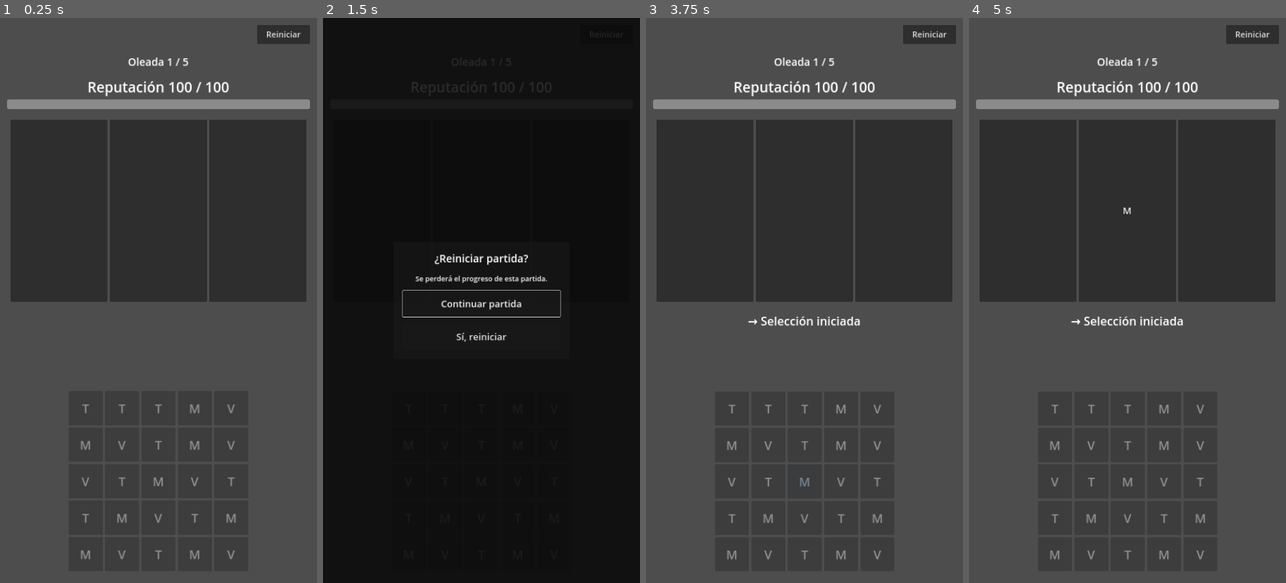
Above: before the commit, frames 1-4 (left to right).
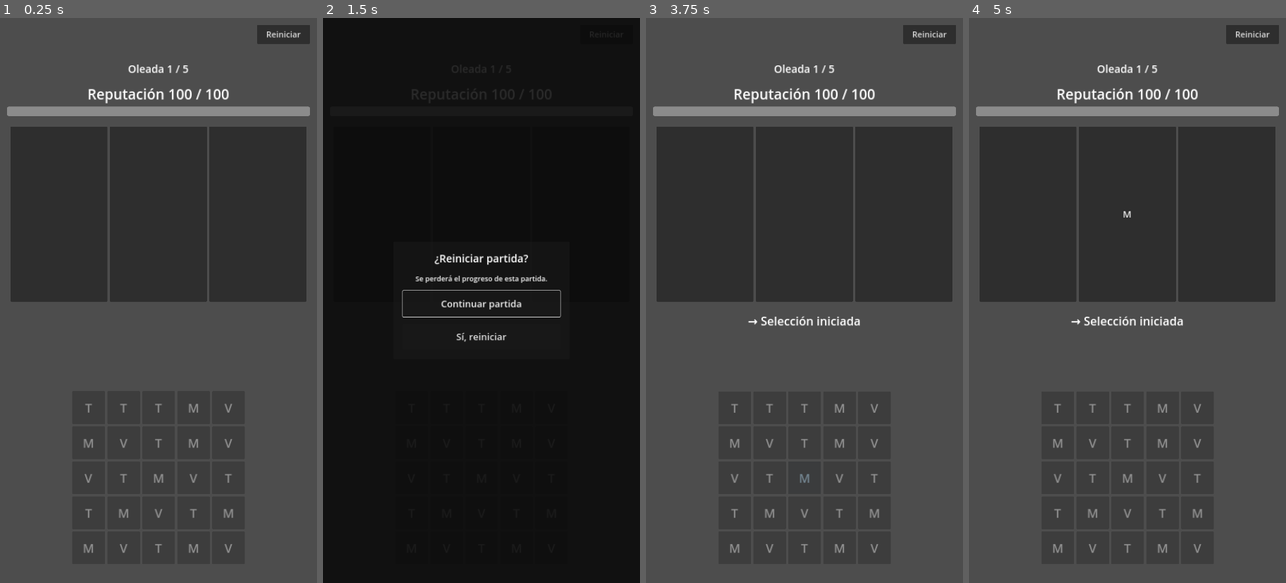
Above: after the commit, the same moments.

Repository: YorshG/LaUltimaTaqueria
Game: Godot game, scene res://scenes/App.tscn
Two runs of this game, one before a commit and one after it. Both use one fixed random seed, a clock stepped at 60 frames per second and the inputs below.
Inputs (mouse positions are in pixels of both pictures, inside the frame that each line leads up to):
- Up to frame 1 (0.25 s): no input
- Up to frame 2 (1.5 s): click "Reiniciar" at 0.5 s; click "Reiniciar" at 1.25 s
- Up to frame 3 (3.75 s): click "Reiniciar" at 2 s; click "Sí, reiniciar" at 2.75 s; tap Enter at 3.5 s; drag from (804, 481) to (836, 176) at 3.52 s
- Up to frame 4 (5 s): tap Space at 4.25 s; drag from (1064, 328) to (1111, 413) at 4.27 s

The runs differ from the first frame. In frame 1, 5.2% of the frame differs, in the area x 2-98%, y 7-96%; in frame 2, less than 0.1%; in frame 3, 5.3%; in frame 4, 5.3%.
Error in both runs: Trying to return an array of type "Array" where expected return type is "Array[Vector2i]". (res://scripts/board/board_view.gd:115)

Commit message:
UI-MOBILE-01: preserve existing vertical safe margins

Diff:
--- a/scenes/Main.tscn
+++ b/scenes/Main.tscn
@@ -28,9 +28,9 @@
 grow_horizontal = 2
 grow_vertical = 2
 theme_override_constants/margin_left = 24
-theme_override_constants/margin_top = 24
+theme_override_constants/margin_top = 48
 theme_override_constants/margin_right = 24
-theme_override_constants/margin_bottom = 24
+theme_override_constants/margin_bottom = 48
 
 [node name="Content" type="VBoxContainer" parent="Margin"]
 layout_mode = 2
